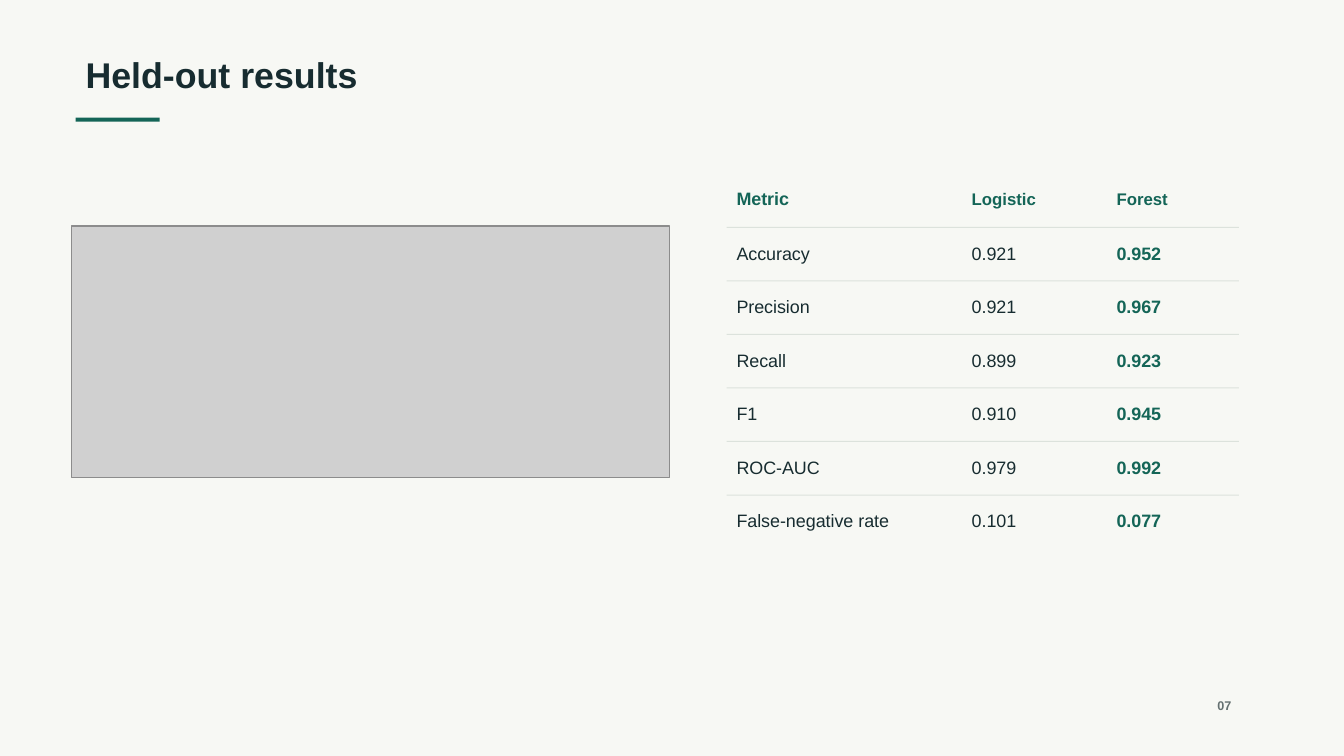
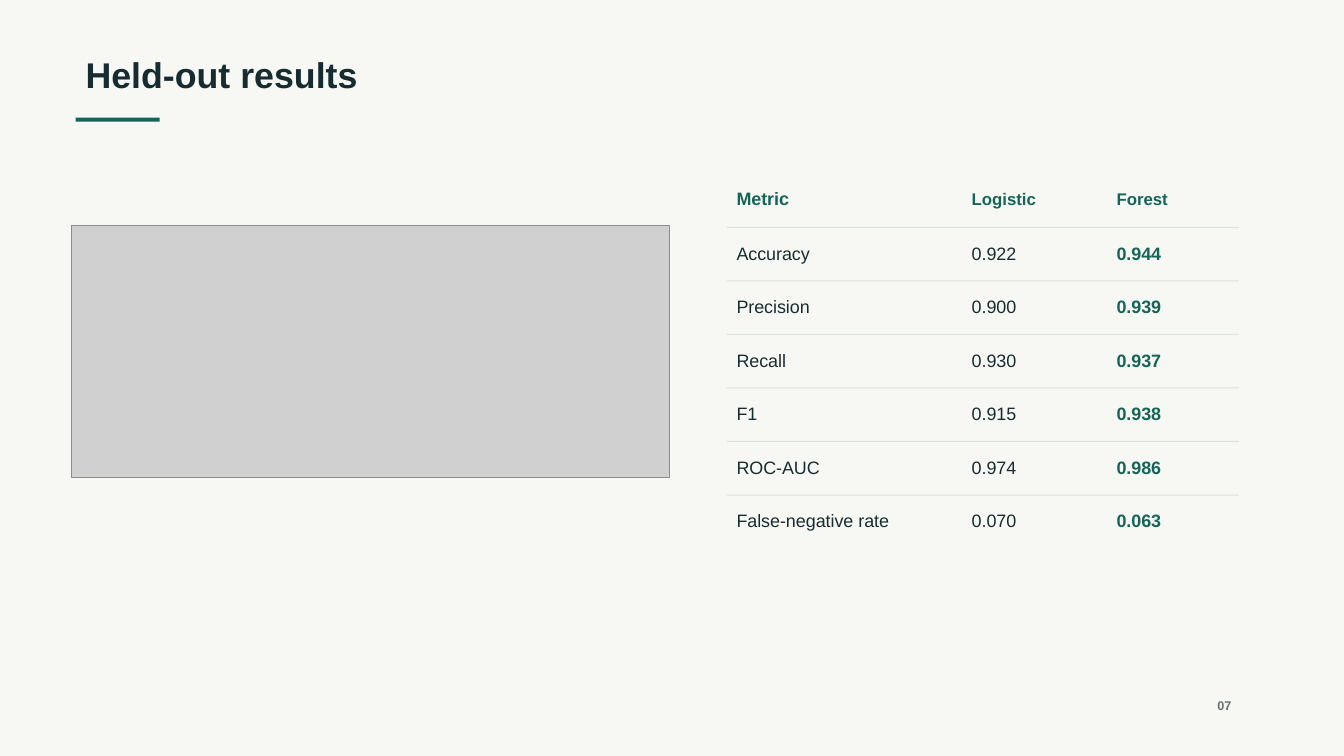
Before and after one commit to you01ssef/Assignment-1, a slide deck: slide 7 of presentation/Phishing_Website_Detection.pptx. Drawn at 1344x756 pixels with LibreOffice and Linux fonts; fonts in the diff are those of the drawing; grey boxes stand for pictures. Boxes give left, top, right and bottom in pixels: in the first picture for what was removed or moved away, otherwise in the second. Text is boxed around its words. In the diff, an @@ line names an element or a change of style, - is before the commit and + after.

```diff
--- a/presentation/Phishing_Website_Detection.pptx
+++ b/presentation/Phishing_Website_Detection.pptx
@@ text at (x1=972, y1=247, x2=1017, y2=260): text changed @@
-0.921
+0.922
@@ text at (x1=1117, y1=247, x2=1162, y2=260): text changed @@
-0.952
+0.944
@@ text at (x1=972, y1=300, x2=1017, y2=313): text changed @@
-0.921
+0.900
@@ text at (x1=1117, y1=300, x2=1162, y2=313): text changed @@
-0.967
+0.939
@@ text at (x1=972, y1=354, x2=1017, y2=367): text changed @@
-0.899
+0.930
@@ text at (x1=1117, y1=354, x2=1162, y2=367): text changed @@
-0.923
+0.937
@@ text at (x1=972, y1=407, x2=1017, y2=420): text changed @@
-0.910
+0.915
@@ text at (x1=1117, y1=407, x2=1162, y2=420): text changed @@
-0.945
+0.938
@@ text at (x1=972, y1=461, x2=1017, y2=474): text changed @@
-0.979
+0.974
@@ text at (x1=1117, y1=461, x2=1162, y2=474): text changed @@
-0.992
+0.986
@@ text at (x1=972, y1=514, x2=1017, y2=527): text changed @@
-0.101
+0.070
@@ text at (x1=1117, y1=514, x2=1162, y2=527): text changed @@
-0.077
+0.063
```
Also in this commit, not shown: 4 other slides changed.
